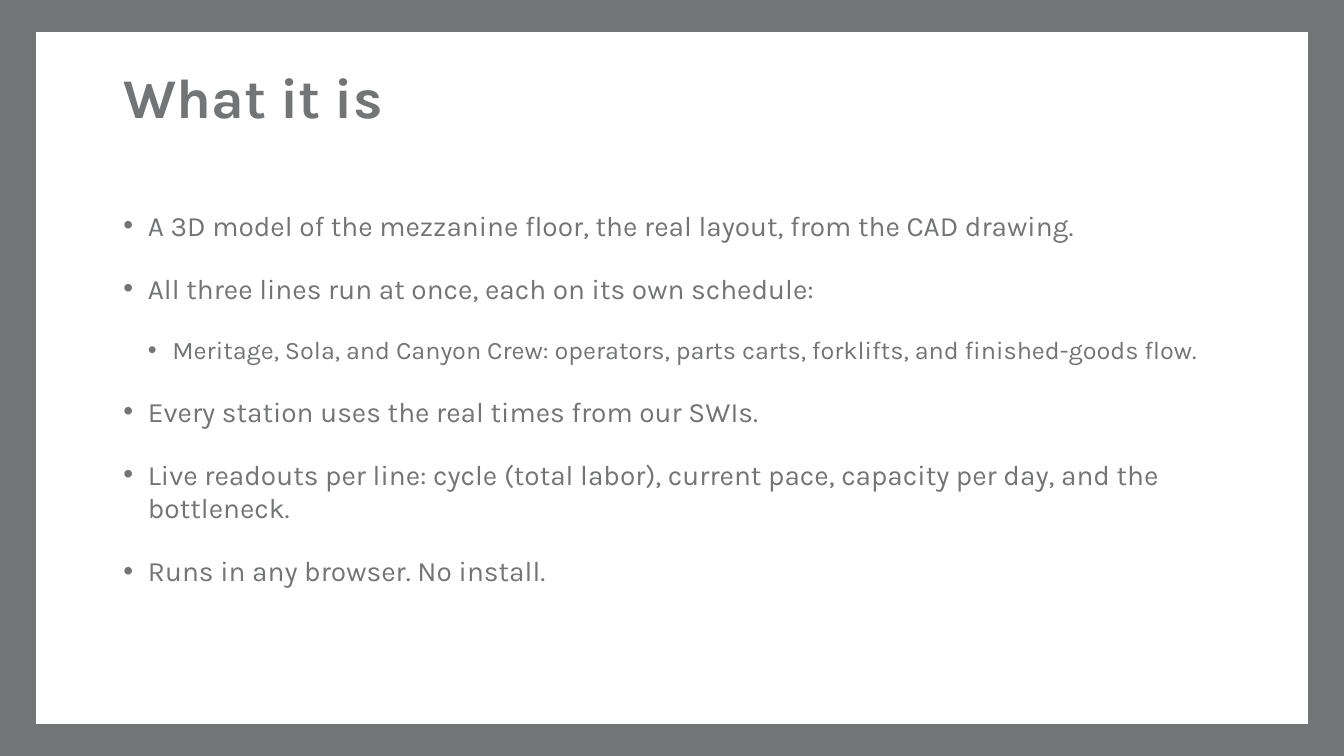
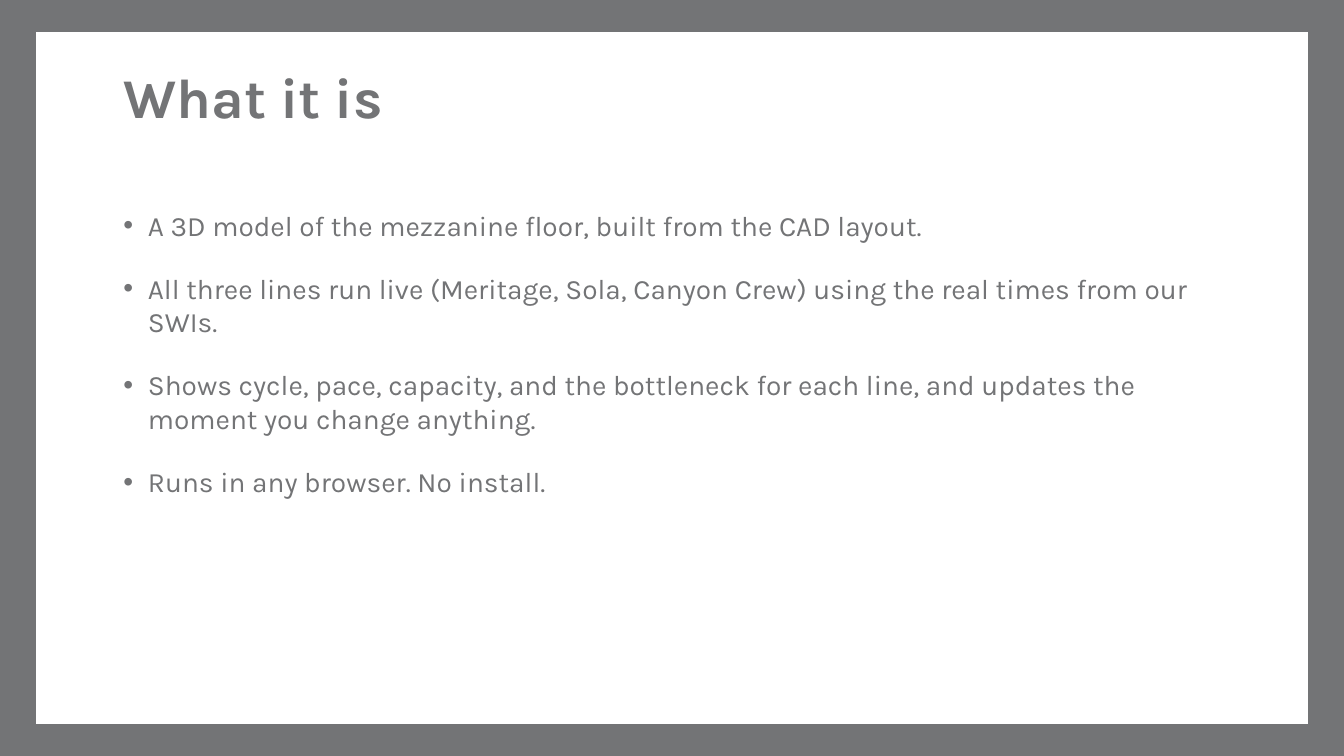
Before and after one commit to macokeefe/claude-code-system, a slide deck: slide 2 of standard-work/standalone/Meritage_3D_Model_Overview.pptx (slide 3 before the commit). Drawn at 1344x756 pixels with LibreOffice and Linux fonts; fonts in the diff are those of the drawing; background and template pictures are left out. Boxes give left, top, right and bottom in pixels: in the first picture for what was removed or moved away, otherwise in the second. Text is boxed around its words. In the diff, an @@ line names an element or a change of style, - is before the commit and + after.

```diff
--- a/standard-work/standalone/Meritage_3D_Model_Overview.pptx
+++ b/standard-work/standalone/Meritage_3D_Model_Overview.pptx
@@ text at box(148, 217, 1187, 436): text changed @@
-• A 3D model of the mezzanine floor, the real layout, from the CAD drawing.
-• All three lines run at once, each on its own schedule:
-  • Meritage, Sola, and Canyon Crew: operators, parts carts, forklifts, and finished-goods flow.
-• Every station uses the real times from our SWIs.
-• Live readouts per line: cycle (total labor), current pace, capacity per day, and the bottleneck.
+• A 3D model of the mezzanine floor, built from the CAD layout.
+• All three lines run live (Meritage, Sola, Canyon Crew) using the real times from our SWIs.
+• Shows cycle, pace, capacity, and the bottleneck for each line, and updates the moment you change anything.
```
Also in this commit, not shown: 1 other slide changed, 1 slide added, 4 slides removed.
